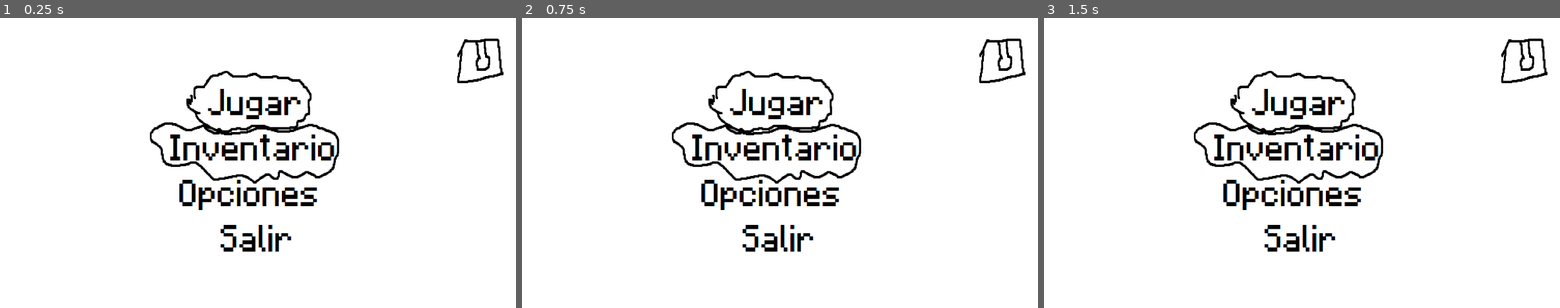
Above: before the commit, frames 1-3 (left to right).
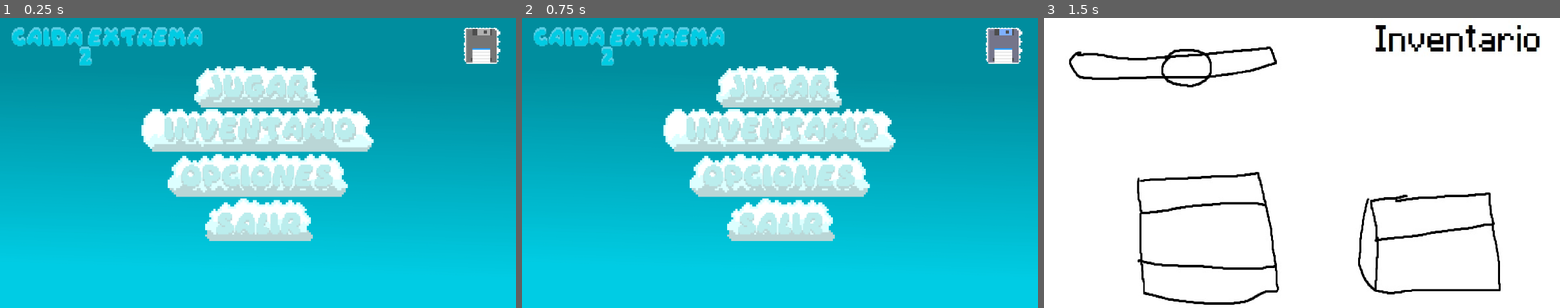
Above: after the commit, the same moments.

Repository: kevinMG01/CaidaExtrema_Version_2.1
Game: Godot game, scene res://escenas/menus/menu_principal/menu_principal.tscn
The game is run twice, just before and just after one commit, with the same random seed, the same clock (stepped at 60 frames per second) and the same inputs. The project has no main scene, so this scene is started directly.
Inputs (mouse positions are in pixels of both pictures, inside the frame that each line leads up to; where the layout moved, square brackets give the same spot in the first picture):
- Up to frame 1 (0.25 s): no input
- Up to frame 2 (0.75 s): click (1001, 47) at 0.52 s
- Up to frame 3 (1.5 s): click (1302, 131) [1302, 110] at 1.25 s

The runs differ from the first frame. In frame 1, 97% of the frame differs, in the area x 0-100%, y 0-100%; in frame 2, 97%; in frame 3, 10%.

Commit message:
Menu_principal

Diff:
--- /dev/null
+++ b/caidaextremas_version_2.1/escenas/menus/inventario/Inventario.tscn
@@ -0,0 +1,20 @@
+[gd_scene load_steps=2 format=3 uid="uid://dom25syo7ar7h"]
+
+[ext_resource type="Texture2D" uid="uid://hvna3saatyhf" path="res://assets/menus/inventario/k.jpg" id="1_trr87"]
+
+[node name="Inventario" type="Control"]
+layout_mode = 3
+anchors_preset = 15
+anchor_right = 1.0
+anchor_bottom = 1.0
+grow_horizontal = 2
+grow_vertical = 2
+
+[node name="TextureRect" type="TextureRect" parent="."]
+layout_mode = 1
+anchors_preset = 15
+anchor_right = 1.0
+anchor_bottom = 1.0
+grow_horizontal = 2
+grow_vertical = 2
+texture = ExtResource("1_trr87")
--- /dev/null
+++ b/caidaextremas_version_2.1/escenas/menus/menu_de_niveles/Menu_de_zonas.tscn
@@ -0,0 +1,20 @@
+[gd_scene load_steps=2 format=3 uid="uid://ex6riwp4ua5i"]
+
+[ext_resource type="Texture2D" uid="uid://cbrv6t6ldtup1" path="res://assets/menus/menu_de_niveles/d.jpg" id="1_2geil"]
+
+[node name="MenuDeZonas" type="Control"]
+layout_mode = 3
+anchors_preset = 15
+anchor_right = 1.0
+anchor_bottom = 1.0
+grow_horizontal = 2
+grow_vertical = 2
+
+[node name="TextureRect" type="TextureRect" parent="."]
+layout_mode = 1
+anchors_preset = 15
+anchor_right = 1.0
+anchor_bottom = 1.0
+grow_horizontal = 2
+grow_vertical = 2
+texture = ExtResource("1_2geil")
--- /dev/null
+++ b/caidaextremas_version_2.1/escenas/menus/menu_principal/menu_principal.gd
@@ -0,0 +1,20 @@
+extends Control
+
+
+# Called when the node enters the scene tree for the first time.
+func _ready():
+	pass # Replace with function body.
+
+
+# Called every frame. 'delta' is the elapsed time since the previous frame.
+func _process(delta):
+	pass
+
+
+func _on_jugar_pressed():
+	get_tree().change_scene_to_file("res://escenas/menus/menu_de_niveles/Menu_de_zonas.tscn")
+
+
+
+func _on_inventario_pressed():
+	get_tree().change_scene_to_file("res://escenas/menus/inventario/Inventario.tscn")
--- a/caidaextremas_version_2.1/escenas/menus/menu_principal/menu_principal.tscn
+++ b/caidaextremas_version_2.1/escenas/menus/menu_principal/menu_principal.tscn
@@ -1,6 +1,22 @@
-[gd_scene load_steps=2 format=3 uid="uid://dwlgdhse6imqb"]
+[gd_scene load_steps=18 format=3 uid="uid://dwlgdhse6imqb"]
 
-[ext_resource type="Texture2D" uid="uid://3omx68hitkux" path="res://assets/menus/menu_principal/ds.png" id="1_a377p"]
+[ext_resource type="Script" uid="uid://bgnu6bm1i5xrs" path="res://escenas/menus/menu_principal/menu_principal.gd" id="1_1tiox"]
+[ext_resource type="Texture2D" uid="uid://bjumk6507ltqx" path="res://assets/menus/menu_principal/Menu principal.jpg" id="1_a57gu"]
+[ext_resource type="Texture2D" uid="uid://o2o5qgbp21lb" path="res://assets/menus/menu_principal/Botones/Boton_guardado.png" id="2_1k47n"]
+[ext_resource type="Texture2D" uid="uid://bsxwnxno2hesl" path="res://assets/menus/menu_principal/Botones/Boton_jugar.png" id="2_jxos8"]
+[ext_resource type="Texture2D" uid="uid://4nbs7b4vh6ee" path="res://assets/menus/menu_principal/Botones/Boton_guardado_pressed.png" id="3_1tiox"]
+[ext_resource type="Texture2D" uid="uid://bv2lk5j1qw58b" path="res://assets/menus/menu_principal/Botones/Boton_jugar_pressed.png" id="3_a57gu"]
+[ext_resource type="Texture2D" uid="uid://bjactaf0ivyf6" path="res://assets/menus/menu_principal/Botones/Boton_jugar_hover.png" id="3_g0bjq"]
+[ext_resource type="Texture2D" uid="uid://huylhr18pjpl" path="res://assets/menus/menu_principal/Botones/Boton_inventario.png" id="3_krnv7"]
+[ext_resource type="Texture2D" uid="uid://dds1vaxcwqmw" path="res://assets/menus/menu_principal/Botones/Boton_guardado_hover.png" id="4_e3vut"]
+[ext_resource type="Texture2D" uid="uid://ba814nlrmggl4" path="res://assets/menus/menu_principal/Botones/Boton_inventario_pressed.png" id="5_25d0m"]
+[ext_resource type="Texture2D" uid="uid://cop0c0bb0ipsq" path="res://assets/menus/menu_principal/Botones/Boton_opciones.png" id="6_3cnap"]
+[ext_resource type="Texture2D" uid="uid://b2cexcb6chw7m" path="res://assets/menus/menu_principal/Botones/Boton_inventario_hover.png" id="6_n6tpp"]
+[ext_resource type="Texture2D" uid="uid://d2bq7mbkw2pgy" path="res://assets/menus/menu_principal/Botones/Boton_opciones_pressed.png" id="7_g1ab2"]
+[ext_resource type="Texture2D" uid="uid://plf6micqddib" path="res://assets/menus/menu_principal/Botones/Boton_salir.png" id="8_41e22"]
+[ext_resource type="Texture2D" uid="uid://8feoqcun2cau" path="res://assets/menus/menu_principal/Botones/Boton_salir_pressed.png" id="9_82r7n"]
+[ext_resource type="Texture2D" uid="uid://drkaaxcb7nd3k" path="res://assets/menus/menu_principal/Botones/Boton_opciones_hover.png" id="9_b7rts"]
+[ext_resource type="Texture2D" uid="uid://ux6mipf1dj1c" path="res://assets/menus/menu_principal/Botones/Boton_salir_hover.png" id="12_1k47n"]
 
 [node name="MenuPrincipal" type="Control"]
 layout_mode = 3
@@ -9,6 +25,7 @@
 anchor_bottom = 1.0
 grow_horizontal = 2
 grow_vertical = 2
+script = ExtResource("1_1tiox")
 
 [node name="ColorRect" type="ColorRect" parent="."]
 layout_mode = 1
@@ -17,36 +34,7 @@
 anchor_bottom = 1.0
 grow_horizontal = 2
 grow_vertical = 2
-color = Color(0.182106, 1, 0.999393, 1)
-
-[node name="Botones_centrales" type="VBoxContainer" parent="."]
-layout_mode = 1
-anchors_preset = 13
-anchor_left = 0.5
-anchor_right = 0.5
-anchor_bottom = 1.0
-grow_horizontal = 2
-grow_vertical = 2
-
-[node name="MarginContainer" type="MarginContainer" parent="Botones_centrales"]
-layout_mode = 2
-theme_override_constants/margin_bottom = 90
-
-[node name="Jugar" type="TextureButton" parent="Botones_centrales"]
-custom_minimum_size = Vector2(260, 90)
-layout_mode = 2
-
-[node name="Inventario" type="TextureButton" parent="Botones_centrales"]
-custom_minimum_size = Vector2(560, 90)
-layout_mode = 2
-
-[node name="Opciones" type="TextureButton" parent="Botones_centrales"]
-custom_minimum_size = Vector2(460, 90)
-layout_mode = 2
-
-[node name="Salir" type="TextureButton" parent="Botones_centrales"]
-custom_minimum_size = Vector2(260, 90)
-layout_mode = 2
+color = Color(0.372549, 0.803922, 0.894118, 1)
 
 [node name="TextureRect" type="TextureRect" parent="."]
 layout_mode = 1
@@ -55,4 +43,71 @@
 anchor_bottom = 1.0
 grow_horizontal = 2
 grow_vertical = 2
-texture = ExtResource("1_a377p")
+texture = ExtResource("1_a57gu")
+
+[node name="Botones_centrales" type="VBoxContainer" parent="."]
+layout_mode = 1
+anchors_preset = 15
+anchor_right = 1.0
+anchor_bottom = 1.0
+grow_horizontal = 2
+grow_vertical = 2
+
+[node name="MarginContainer" type="MarginContainer" parent="Botones_centrales"]
+layout_mode = 2
+theme_override_constants/margin_bottom = 20
+
+[node name="HBoxContainer" type="HBoxContainer" parent="Botones_centrales"]
+layout_mode = 2
+
+[node name="Guardado" type="TextureButton" parent="Botones_centrales/HBoxContainer"]
+custom_minimum_size = Vector2(90, 90)
+layout_mode = 2
+size_flags_horizontal = 10
+texture_normal = ExtResource("2_1k47n")
+texture_pressed = ExtResource("3_1tiox")
+texture_hover = ExtResource("4_e3vut")
+
+[node name="MarginContainer" type="MarginContainer" parent="Botones_centrales/HBoxContainer"]
+layout_mode = 2
+theme_override_constants/margin_right = 35
+
+[node name="Jugar" type="TextureButton" parent="Botones_centrales"]
+custom_minimum_size = Vector2(260, 90)
+layout_mode = 2
+size_flags_horizontal = 4
+size_flags_vertical = 4
+texture_normal = ExtResource("2_jxos8")
+texture_pressed = ExtResource("3_g0bjq")
+texture_hover = ExtResource("3_a57gu")
+stretch_mode = 3
+
+[node name="Inventario" type="TextureButton" parent="Botones_centrales"]
+custom_minimum_size = Vector2(560, 90)
+layout_mode = 2
+size_flags_horizontal = 4
+texture_normal = ExtResource("3_krnv7")
+texture_pressed = ExtResource("6_n6tpp")
+texture_hover = ExtResource("5_25d0m")
+stretch_mode = 3
+
+[node name="Opciones" type="TextureButton" parent="Botones_centrales"]
+custom_minimum_size = Vector2(460, 90)
+layout_mode = 2
+size_flags_horizontal = 4
+texture_normal = ExtResource("6_3cnap")
+texture_pressed = ExtResource("9_b7rts")
+texture_hover = ExtResource("7_g1ab2")
+stretch_mode = 3
+
+[node name="Salir" type="TextureButton" parent="Botones_centrales"]
+custom_minimum_size = Vector2(260, 90)
+layout_mode = 2
+size_flags_horizontal = 4
+texture_normal = ExtResource("8_41e22")
+texture_pressed = ExtResource("12_1k47n")
+texture_hover = ExtResource("9_82r7n")
+stretch_mode = 3
+
+[connection signal="pressed" from="Botones_centrales/Jugar" to="." method="_on_jugar_pressed"]
+[connection signal="pressed" from="Botones_centrales/Inventario" to="." method="_on_inventario_pressed"]
Binary file added: caidaextremas_version_2.1/assets/menus/menu_principal/Botones/Boton_guardado.png
Not shown, added: caidaextremas_version_2.1/assets/menus/menu_principal/Botones/Boton_guardado.png.import
Binary file added: caidaextremas_version_2.1/assets/menus/menu_principal/Botones/Boton_guardado_hover.png
Not shown, added: caidaextremas_version_2.1/assets/menus/menu_principal/Botones/Boton_guardado_hover.png.import
Binary file added: caidaextremas_version_2.1/assets/menus/menu_principal/Botones/Boton_guardado_pressed.png
Not shown, added: caidaextremas_version_2.1/assets/menus/menu_principal/Botones/Boton_guardado_pressed.png.import
Binary file added: caidaextremas_version_2.1/assets/menus/menu_principal/Botones/Boton_inventario.png
Not shown, added: caidaextremas_version_2.1/assets/menus/menu_principal/Botones/Boton_inventario.png.import
Binary file added: caidaextremas_version_2.1/assets/menus/menu_principal/Botones/Boton_inventario_hover.png
Not shown, added: caidaextremas_version_2.1/assets/menus/menu_principal/Botones/Boton_inventario_hover.png.import
Binary file added: caidaextremas_version_2.1/assets/menus/menu_principal/Botones/Boton_inventario_pressed.png
Not shown, added: caidaextremas_version_2.1/assets/menus/menu_principal/Botones/Boton_inventario_pressed.png.import
(and 21 more such lines)
